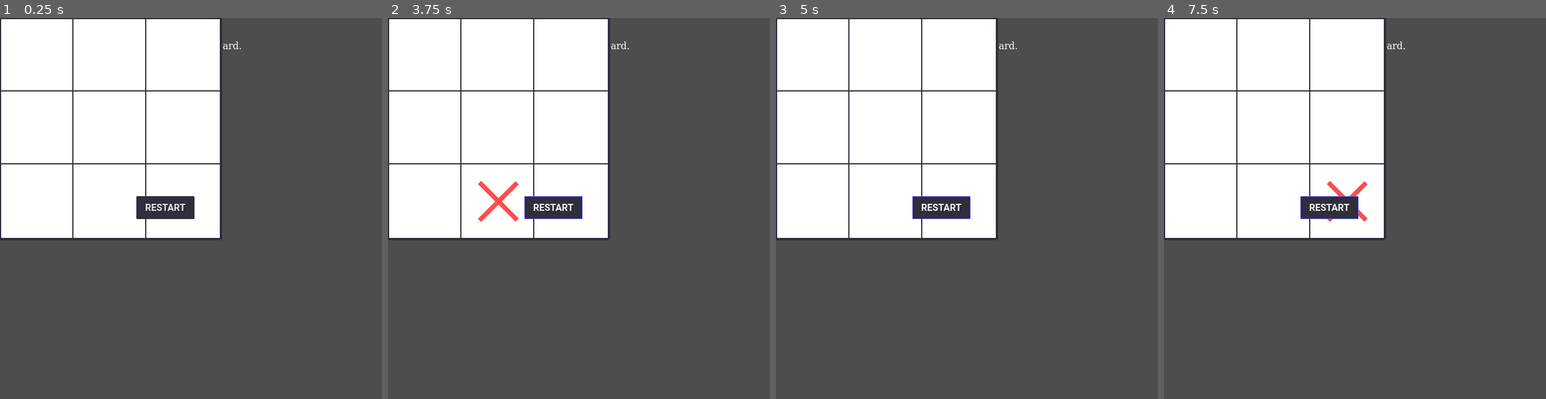
Above: before the commit, frames 1-4 (left to right).
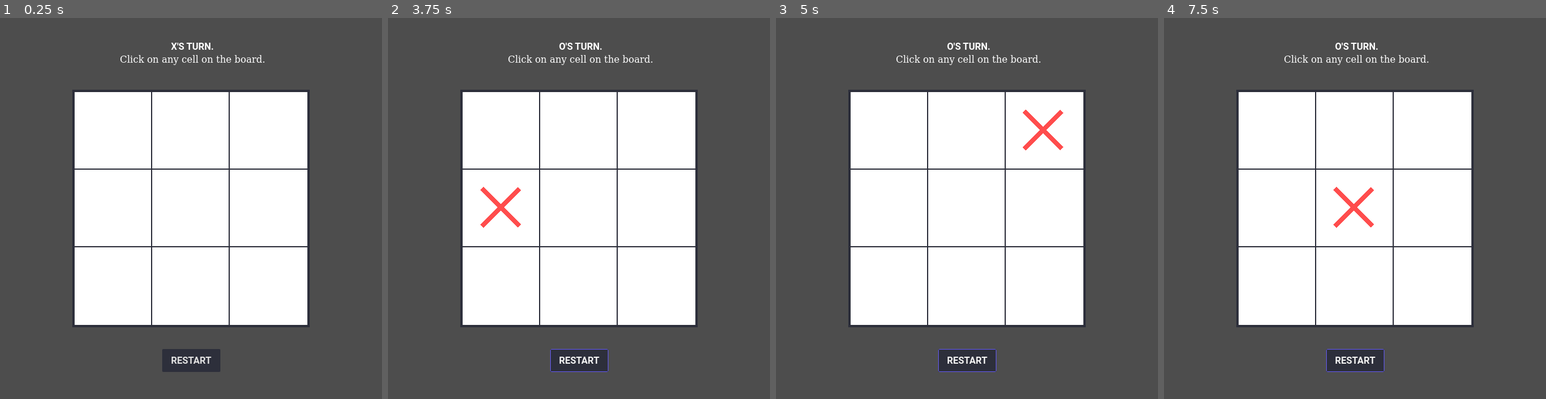
Above: after the commit, the same moments.

Repository: sihlecodes/Xs-and-Os
Game: Godot game, scene res://main.tscn
Two runs of this game, one before a commit and one after it. Both use one fixed random seed, a clock stepped at 60 frames per second and the inputs below.
Inputs (mouse positions are in pixels of both pictures, inside the frame that each line leads up to):
- Up to frame 1 (0.25 s): no input
- Up to frame 2 (3.75 s): click "RESTART" at 0.5 s; click "RESTART" at 1.25 s; click "RESTART" at 2 s; tap Enter at 2.75, 3.5 s; move the mouse to (663, 189) at 2.77 s; tap Space at 2.85, 3.02, 3.32, 3.6 s; click (663, 189) at 2.92 s; move the mouse to (502, 227) at 3.52 s; click (502, 227) at 3.67 s
- Up to frame 3 (5 s): tap Space at 3.77, 4.07, 4.35 s; tap Enter at 4.25 s; move the mouse to (1005, 124) at 4.27 s; click (1005, 124) at 4.42 s
- Up to frame 4 (7.5 s): tap Enter at 5, 5.75, 6.5 s; move the mouse to (1335, 284) at 5.02 s; tap Space at 5.1, 5.27, 5.57, 5.85, 6.02, 6.32, 6.6, 6.77, 7.07, 7.35 s; click (1335, 284) at 5.17 s; move the mouse to (1469, 265) at 5.77 s; click (1469, 265) at 5.92 s; move the mouse to (1240, 151) at 6.52 s; click (1240, 151) at 6.67 s; move the mouse to (1374, 208) at 7.27 s; click (1374, 208) at 7.42 s

The runs differ from the first frame. In frame 1, 45% of the frame differs, in the area x 0-82%, y 0-93%; in frame 2, 45%; in frame 3, 45%; in frame 4, 45%.
Error before the commit: Cannot call method 'connect' on a null value. (res://scipts/main.gd:83)

Commit message:
Improved board drawing code
As well as minor code refactors

Diff:
--- a/main.tscn
+++ b/main.tscn
@@ -23,41 +23,83 @@
 cache/0/16/0/scale = 1.0
 cache/0/16/0/kerning_overrides/16/0 = Vector2(0, 0)
 
-[node name="main" type="Node"]
+[node name="Game" type="Node"]
 script = ExtResource("4")
 theme = ExtResource("6")
 
 [node name="labels" type="VBoxContainer" parent="."]
-offset_left = 164.234
-offset_top = 16.9897
-offset_right = 308.234
-offset_bottom = 52.9897
+anchors_preset = 5
+anchor_left = 0.5
+anchor_right = 0.5
+offset_left = -104.0
+offset_top = 39.0
+offset_right = 109.0
+offset_bottom = 87.0
+grow_horizontal = 2
+theme_override_constants/separation = 0
 
 [node name="display" type="Label" parent="labels"]
+unique_name_in_owner = true
 layout_mode = 2
 size_flags_vertical = 3
 theme_override_fonts/font = SubResource("1")
 text = "X's turn."
+horizontal_alignment = 1
 uppercase = true
+metadata/_edit_lock_ = true
 
 [node name="hint" type="Label" parent="labels"]
+unique_name_in_owner = true
 layout_mode = 2
 size_flags_vertical = 3
 theme_override_fonts/font = SubResource("2")
 text = "Click on any cell on the board."
+horizontal_alignment = 1
+metadata/_edit_lock_ = true
 
-[node name="board" type="Node2D" parent="."]
+[node name="Board" type="Control" parent="."]
+unique_name_in_owner = true
+layout_mode = 3
+anchors_preset = 8
+anchor_left = 0.5
+anchor_top = 0.5
+anchor_right = 0.5
+anchor_bottom = 0.5
+offset_left = -200.0
+offset_top = -200.0
+offset_right = 200.0
+offset_bottom = 200.0
+grow_horizontal = 2
+grow_vertical = 2
+theme = ExtResource("6")
 script = ExtResource("1")
+BOARD_SIZE = Vector2(400, 400)
+CELL_SIZE = Vector2(137.333, 137.333)
 
 [node name="button" type="Button" parent="."]
-offset_left = 232.193
-offset_top = 302.984
-offset_right = 289.193
-offset_bottom = 322.984
+anchors_preset = 7
+anchor_left = 0.5
+anchor_top = 1.0
+anchor_right = 0.5
+anchor_bottom = 1.0
+offset_left = -49.5
+offset_top = -85.0
+offset_right = 49.5
+offset_bottom = -46.0
+grow_horizontal = 2
+grow_vertical = 0
 theme = ExtResource("6")
 text = "RESTART"
 
 [node name="canvas" type="CanvasLayer" parent="."]
 
-[node name="strike" type="Node2D" parent="canvas"]
+[node name="Strike" type="Node2D" parent="canvas"]
+unique_name_in_owner = true
 script = ExtResource("5")
+theme = ExtResource("6")
+overshoot = 15
+
+[connection signal="game_completed" from="Board" to="." method="_on_game_completed"]
+[connection signal="game_tied" from="Board" to="." method="_on_game_tied"]
+[connection signal="game_won" from="Board" to="." method="_on_game_won"]
+[connection signal="pressed" from="button" to="." method="restart"]
--- a/scipts/board.gd
+++ b/scipts/board.gd
@@ -1,29 +1,30 @@
-extends Node2D
+@tool
+extends Control
 
 class_name Board
 
-var ROWS = 3
-var COLS = 3
+@export var ROWS = 3
+@export var COLS = 3
 
 var _board  = []
 var _pieces = []
 
-@onready var theme: Theme = get_parent().theme
+# values derived from the board art asset
+@export var border_width_inner: = 2
+@export var border_width_outer: = 4
 
-const TYPES = Types.TYPES
+@export var BOARD_SIZE: = Vector2(376, 376) :
+	set(value):
+		BOARD_SIZE = value
+		size = value
 
-# values derived from the board art asset
-const PADDING: = Vector2(4, 4)
-const SPACING: = PADDING/2
-const BOARD_SIZE: = Vector2(376, 376)
-const CELL_SIZE: = Vector2(120, 120) + PADDING
+@export var CELL_SIZE: Vector2 :
+	get:
+		return get_effective_cell_size()
 
 signal game_completed
 signal game_won(match_)
 signal game_tied
-
-func get_board():
-	return _board
 
 func generate_empty_board():
 	var new_board = []
@@ -31,7 +32,7 @@
 	for y in range(ROWS):
 		new_board.append([])
 		for x in range(COLS):
-			new_board[y].append(TYPES.EMPTY)
+			new_board[y].append(Piece.Types.EMPTY)
 	return new_board
 
 func empty_board():
@@ -42,29 +43,55 @@
 
 	_pieces = []
 
-func is_valid_cell(cell:Vector2) -> bool:
-	return  cell.x >= 0 and cell.x < COLS and cell.y >= 0 and cell.y < ROWS
+func is_within_bounds(cell:Vector2) -> bool:
+	return cell.x >= 0 and cell.x < COLS and cell.y >= 0 and cell.y < ROWS
 
 func set_cell_type(cell:Vector2, type:int):
-	if is_valid_cell(cell):
+	if is_within_bounds(cell):
 		_board[cell.y][cell.x] = type
 
-		var piece = Piece.new(type, CELL_SIZE * cell + CELL_SIZE/2 + SPACING)
+		var piece = Piece.new(type, get_effective_cell_position(cell) + CELL_SIZE/2)
+
 		_pieces.append(piece)
 		add_child(piece)
 
+func get_effective_cell_size() -> Vector2:
+	var effective_board_size: = BOARD_SIZE - (Vector2.ONE * border_width_outer * 2)
+
+	effective_board_size.x -= border_width_inner * (COLS - 1)
+	effective_board_size.y -= border_width_inner * (ROWS - 1)
+
+	return effective_board_size / Vector2(COLS, ROWS)
+
+func get_effective_cell_position(cell: Vector2) -> Vector2:
+	var effective_cell_size: = get_effective_cell_size()
+	var border_size_outer: = Vector2.ONE * border_width_outer / 2
+	var effective_cell_position: = border_size_outer
+
+	effective_cell_position.x += (effective_cell_size.x + border_width_inner) * cell.x
+	effective_cell_position.y += (effective_cell_size.y + border_width_inner) * cell.y
+
+	if cell.x == COLS:
+		effective_cell_position.x += border_size_outer.x
+
+	if cell.y == ROWS:
+		effective_cell_position.y += border_size_outer.y
+
+	return effective_cell_position
+
 func get_cell_type(cell:Vector2) -> int:
-	if is_valid_cell(cell):
+	if is_within_bounds(cell):
 		return _board[cell.y][cell.x]
-	return TYPES.NULL
+	return Piece.Types.NULL
 
-class Match:
+class Match extends RefCounted:
 	var start: Vector2
 	var end: Vector2
 	var direction: Vector2
 	var type: int
 
-	func _init(type:int, start:Vector2, end:Vector2, direction:Vector2):
+	@warning_ignore("shadowed_variable")
+	func _init(type: int, start: Vector2, end: Vector2, direction: Vector2):
 		self.type = type
 		self.start = start
 		self.end = end
@@ -72,33 +99,35 @@
 
 	# DEBGGING HELPER
 	func _to_string():
-		return "%s %s -> %s" % ["X" if type == Piece.TYPES.X else "O", start, end]
+		return "%s %s -> %s" % ["X" if type == Piece.Types.X else "O", start, end]
 
 func check():
 	var empty_count = 0
 	for y in COLS:
 		for x in ROWS:
 			var cell = Vector2(x, y)
-			empty_count += 1 if get_cell_type(cell) == TYPES.EMPTY else 0
+
+			if not get_cell_type(cell):
+				empty_count += 1
 
 			var matches = [
-				check_type_on_board(cell, TYPES.X),
-				check_type_on_board(cell, TYPES.O)]
+				check_type_on_board(cell, Piece.Types.X),
+				check_type_on_board(cell, Piece.Types.O)]
 
 			for match_ in matches:
 				if match_:
-					emit_signal("game_completed")
-					emit_signal("game_won", match_)
+					game_completed.emit()
+					game_won.emit(match_)
 					return
 
 	if empty_count == 0:
-		emit_signal("game_completed")
-		emit_signal("game_tied")
+		game_completed.emit()
+		game_tied.emit()
 
 # returns true if a win condition for a type at a cell is found on the board
-func check_type_on_board(cell:Vector2, type:int) -> Match:
-	if not is_valid_cell(cell) or not get_cell_type(cell) == type:
-		return null
+func check_type_on_board(cell: Vector2, type: int) -> Match:
+	if not is_within_bounds(cell) or not get_cell_type(cell) == type:
+		return
 
 	var directions = [
 		Vector2.RIGHT, Vector2.DOWN,
@@ -111,21 +140,26 @@
 		if check_type_in_direction(cell, direction, type):
 			return Match.new(type, cell, cell + direction * (get_parent().WIN_CONDITION-1), direction)
 
-	return null
+	return
 
 # returns true if a win condition is met in the direction given on the board
-func check_type_in_direction(cell:Vector2, direction:Vector2, type:int, streak:=1) -> bool:
+func check_type_in_direction(cell: Vector2, direction: Vector2, type: int, streak: = 1) -> bool:
 	if streak == get_parent().WIN_CONDITION:
 		return true
-	if not is_valid_cell(cell):
+
+	if not is_within_bounds(cell):
 		return false
 
 	if get_cell_type(cell + direction) == type:
 		return check_type_in_direction(cell + direction, direction, type, streak+1)
+
 	return false
 
 func _ready():
 	_board = generate_empty_board()
+
+func _process(_delta: float) -> void:
+	queue_redraw()
 
 func _draw():
 	var points = [Vector2(), Vector2.RIGHT * BOARD_SIZE, BOARD_SIZE, Vector2.DOWN * BOARD_SIZE, Vector2()]
@@ -133,13 +167,20 @@
 	var border_color: = theme.get_color("border", "Board")
 	var background_color: = theme.get_color("background", "Board")
 
+	# fill and outer border
 	draw_rect(Rect2(points[0], points[2]), background_color, true)
+	draw_polyline(points, border_color, border_width_outer)
 
-	for n in (points.size()-1):
-		draw_line(points[n], points[n+1], border_color, 4)
+	# inner horizontal border lines
+	for y in range(1, ROWS):
+		var start: = get_effective_cell_position(Vector2(0, y))
+		var end: = get_effective_cell_position(Vector2(COLS, y))
 
-	draw_line(Vector2.RIGHT * CELL_SIZE, Vector2(CELL_SIZE.x, BOARD_SIZE.y), border_color, 2)
-	draw_line(Vector2.RIGHT * CELL_SIZE * 2, Vector2(CELL_SIZE.x*2, BOARD_SIZE.y), border_color, 2)
+		draw_line(start, end, border_color, border_width_inner)
 
-	draw_line(Vector2.DOWN * CELL_SIZE, Vector2(BOARD_SIZE.x, CELL_SIZE.y), border_color, 2)
-	draw_line(Vector2.DOWN * CELL_SIZE * 2, Vector2(BOARD_SIZE.x, CELL_SIZE.y*2), border_color, 2)
+	# inner vertical border lines
+	for x in range(1, COLS):
+		var start: = get_effective_cell_position(Vector2(x, 0))
+		var end: = get_effective_cell_position(Vector2(x, ROWS))
+
+		draw_line(start, end, border_color, border_width_inner)
--- a/scipts/main.gd
+++ b/scipts/main.gd
@@ -1,51 +1,48 @@
 extends Node
+
+class_name Game
 
 @export var theme: Theme
 
 var turn: = 0
 var game_completed: = false
 
-const TYPES = Types.TYPES
-const WIN_CONDITION = 3
+@export var WIN_CONDITION = 3
 
 func restart():
 	game_completed = false
 	turn = 0
-	$board.empty_board()
-	$canvas/strike.reset()
+	%Board.empty_board()
+	%Strike.reset()
 
 	show_text("X's turn.")
 	show_hint("Click on any cell on the board.")
 
-func show_hint(text:String):
-	$labels/hint.text = text
+func show_hint(text: String):
+	%hint.text = text
 
-func show_text(text:String):
-	$labels/display.text = text
+func show_text(text: String):
+	%display.text = text
 
 func _on_game_completed():
 	game_completed = true
 	show_hint("Press RESTART.")
 
 func _on_game_tied():
-	_on_game_completed()
 	show_text("Game tied. :C")
 
 func _on_game_won(_match: Board.Match):
-	_on_game_completed()
-
-	$canvas/strike.set_positions(
-		Board.CELL_SIZE * _match.start + Board.CELL_SIZE/2 + Board.SPACING + $board.position - _match.direction * 20,
-		Board.CELL_SIZE * _match.end + Board.CELL_SIZE/2 + Board.SPACING + $board.position + _match.direction * 20)
-	$canvas/strike.play()
+	%Strike.animate(
+		%Board.position + %Board.get_effective_cell_position(_match.start) + %Board.CELL_SIZE/2,
+		%Board.position + %Board.get_effective_cell_position(_match.end) + %Board.CELL_SIZE/2)
 
 	match _match.type:
-		TYPES.X:
+		Piece.Types.X:
 			show_text("X won the game!")
-		TYPES.O:
+		Piece.Types.O:
 			show_text("O won the game!")
 
-func _input(event:InputEvent):
+func _input(event: InputEvent):
 	if event is InputEventKey:
 		if event.keycode == KEY_SPACE and event.is_pressed() and game_completed:
 			restart()
@@ -56,43 +53,21 @@
 
 	# only take mouse inputs if the cursor is inside the board's area
 	if event is InputEventMouse or event is InputEventScreenTouch:
-		if (event.position.x >= $board.position.x and
-			event.position.x <= ($board.position.x + Board.BOARD_SIZE.x) and
-			event.position.y >= $board.position.y and
-			event.position.y <= ($board.position.y + Board.BOARD_SIZE.y)):
+		if (event.position.x >= %Board.position.x and
+			event.position.x <= (%Board.position.x + %Board.BOARD_SIZE.x) and
+			event.position.y >= %Board.position.y and
+			event.position.y <= (%Board.position.y + %Board.BOARD_SIZE.y)):
 
 			if event is InputEventMouseButton and event.is_pressed():
-				var cell = ((event.position - $board.position)/(Board.CELL_SIZE)).floor()
+				var cell = ((event.position - %Board.position)/(%Board.CELL_SIZE)).floor()
 
-				if  $board.get_cell_type(cell) == TYPES.EMPTY:
-					$board.set_cell_type(cell, turn % 2 + TYPES.X)
+				if not %Board.get_cell_type(cell):
+					%Board.set_cell_type(cell, turn % 2 + Piece.Types.X)
 
 					turn += 1
-					if turn % 2:
-						show_text("O's turn.")
-					else:
-						show_text("X's turn.")
-					$board.check()
+
+					show_text(("O" if turn % 2 else "X") + "'s turn.")
+					%Board.check()
 
 func _ready():
-	$board.connect("game_completed", Callable(self, "_on_game_completed"))
-	$board.connect("game_won", Callable(self, "_on_game_won"))
-	$board.connect("game_tied", Callable(self, "_on_game_tied"))
-	$button.connect("button_up", Callable(self, "restart"))
-
-	$canvas/strike/tween.connect("tween_all_completed", Callable(self, "_on_animation_end"))
-
-	var screen_size = Vector2(get_viewport().size)
-
-	# center labels
-	$labels.position = Vector2()
-	$labels.size = Vector2(screen_size.x, ((screen_size - $board.BOARD_SIZE)/2).y)
-
-	# center the button at the bottom area
-	$button.position.x = ((screen_size - $button.size)/2).x
-	$button.position.y = (screen_size - ($labels.size+$button.size)/2).y
-
-	# center board
-	$board.position = (screen_size - $board.BOARD_SIZE)/2
-
 	restart()
--- a/scipts/piece.gd
+++ b/scipts/piece.gd
@@ -2,23 +2,24 @@
 
 class_name Piece
 
+enum Types { NULL = -1, EMPTY, X, O }
 var type: int
 
 @onready var theme: Theme = get_parent().theme
 
-const TYPES = Types.TYPES
-
-func _init(type:int, position):
+@warning_ignore("shadowed_variable", "shadowed_variable_base_class")
+func _init(type: int, position: Vector2):
 	self.position = position
 	self.type = type
 
 func _draw():
-	if type == TYPES.O:
-		var diameter = theme.get_constant("diameter", "O")
+	if type == Types.O:
+		var diameter: float = theme.get_constant("diameter", "O")
 		draw_arc(Vector2(), diameter/2, 0, TAU, diameter, theme.get_color("stroke", "O"), theme.get_constant("stroke_width", "O"), true)
-	elif type == TYPES.X:
-		var width = theme.get_constant("width", "X")
-		var height = theme.get_constant("height", "X")
+
+	elif type == Types.X:
+		var width: float = theme.get_constant("width", "X")
+		var height: float = theme.get_constant("height", "X")
 
 		draw_line(Vector2(-width/2, -height/2), Vector2(width/2, height/2), theme.get_color("stroke", "X"), theme.get_constant("stroke_width", "X"))
 		draw_line(Vector2(width/2, -height/2), Vector2(-width/2, height/2), theme.get_color("stroke", "X"), theme.get_constant("stroke_width", "X"))
--- a/scipts/strike.gd
+++ b/scipts/strike.gd
@@ -3,26 +3,30 @@
 var start: Vector2
 var end: Vector2
 
-@onready var theme: Theme = get_node("/root/main").theme
+@export var theme: Theme
 
-func set_positions(start, end):
-	self.start = start
-	self.end = end
+@export_group("rendering")
+@export var overshoot: = 20
+@export var duration: = 0.35
 
 func reset():
 	start = Vector2()
 	end = Vector2()
 
-func play():
+@warning_ignore("shadowed_variable")
+func animate(start: Vector2, end: Vector2):
 	var tween: = create_tween()
-	var target := end
 
-	end = start
-	tween.tween_property(self, "end", target, 0.35).set_trans(Tween.TRANS_QUART).set_ease(Tween.EASE_IN)
+	var overshoot = start.direction_to(end) * self.overshoot
+
+	self.start = start - overshoot
+	self.end = self.start
+
+	tween.tween_property(self, "end", end + overshoot, duration).set_trans(Tween.TRANS_QUART).set_ease(Tween.EASE_IN)
 	tween.play()
 
 func _draw():
 	draw_line(start, end, theme.get_color("stroke", "Strike"), theme.get_constant("stroke_width", "Strike"))
 
-func _process(delta: float):
+func _process(_delta: float):
 	queue_redraw()
--- a/scipts/types.gd
+++ /dev/null
@@ -1,7 +0,0 @@
-extends Node
-
-class_name Types
-
-enum TYPES { NULL, EMPTY, X, O }
-
-const PLAYABLE_TYPES = 2
Not shown, changed: .gitignore
